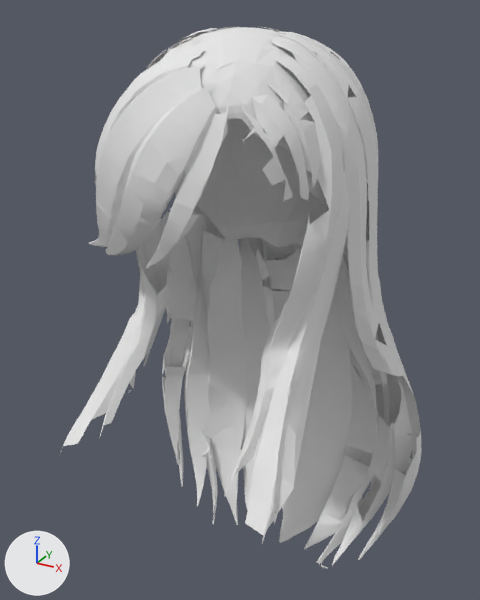
Before and after pictures for a commit that changed the FBX model Assets/Resources/WRLDZ/Avatar3D/Hair/argon_hair_alexis_rhodes_female.fbx.
One viewpoint serves both versions: a 50 mm camera at (0.25, -0.427, 1.667) aimed at (-0.013, 0.051, 1.428). The lights are fixed; the arrows at lower left show +X, +Y and +Z. The older version comes first. Shape keys are drawn at the values saved in each file.

Names of what the first picture shows: 'ArgonHair'.
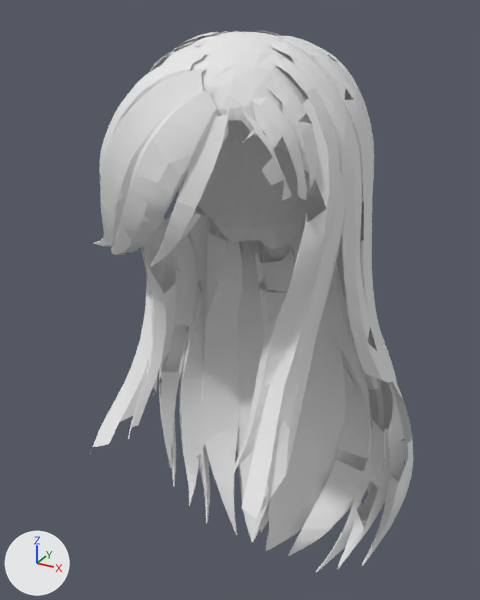
Location of each change, (x1, y1, x2, y2) in pixels of the pictures (480 x 600 px):
'ArgonHair', reshaped (11% narrower)
    before: (59, 27, 421, 568)
    after: (90, 31, 413, 572)

The change, as a list of edits to the scene's bpy script:
```text
Change key_0_weight_heavy:
    where key_0_weight_heavy = bpy.data.objects['ArgonHair'].data.shape_keys.key_blocks['Weight_Heavy']
    key_0_weight_heavy.value: 1.0 -> 0.0
Change key_1_weight_thin:
    where key_1_weight_thin = bpy.data.objects['ArgonHair'].data.shape_keys.key_blocks['Weight_Thin']
    key_1_weight_thin.value: 1.0 -> 0.0
```
